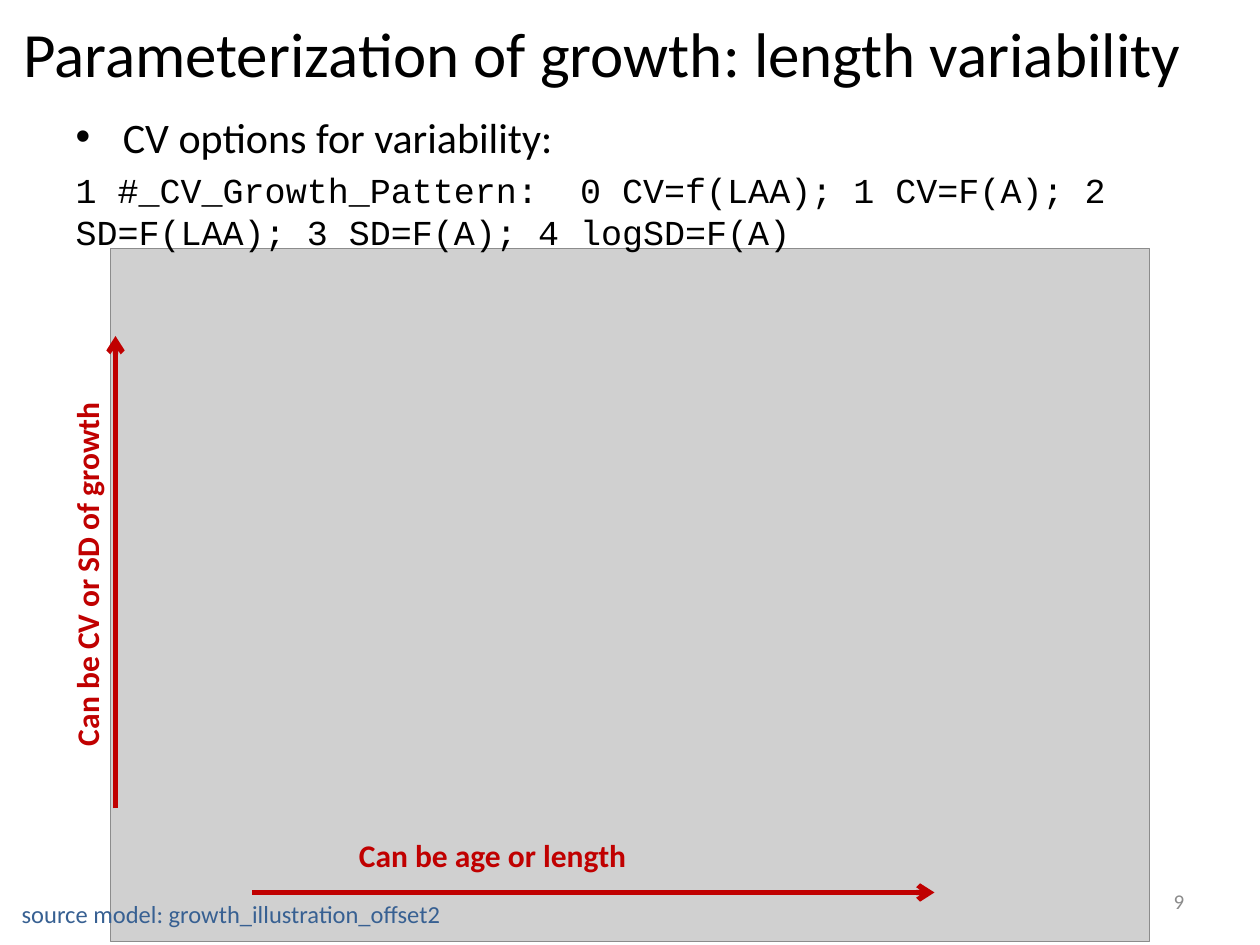
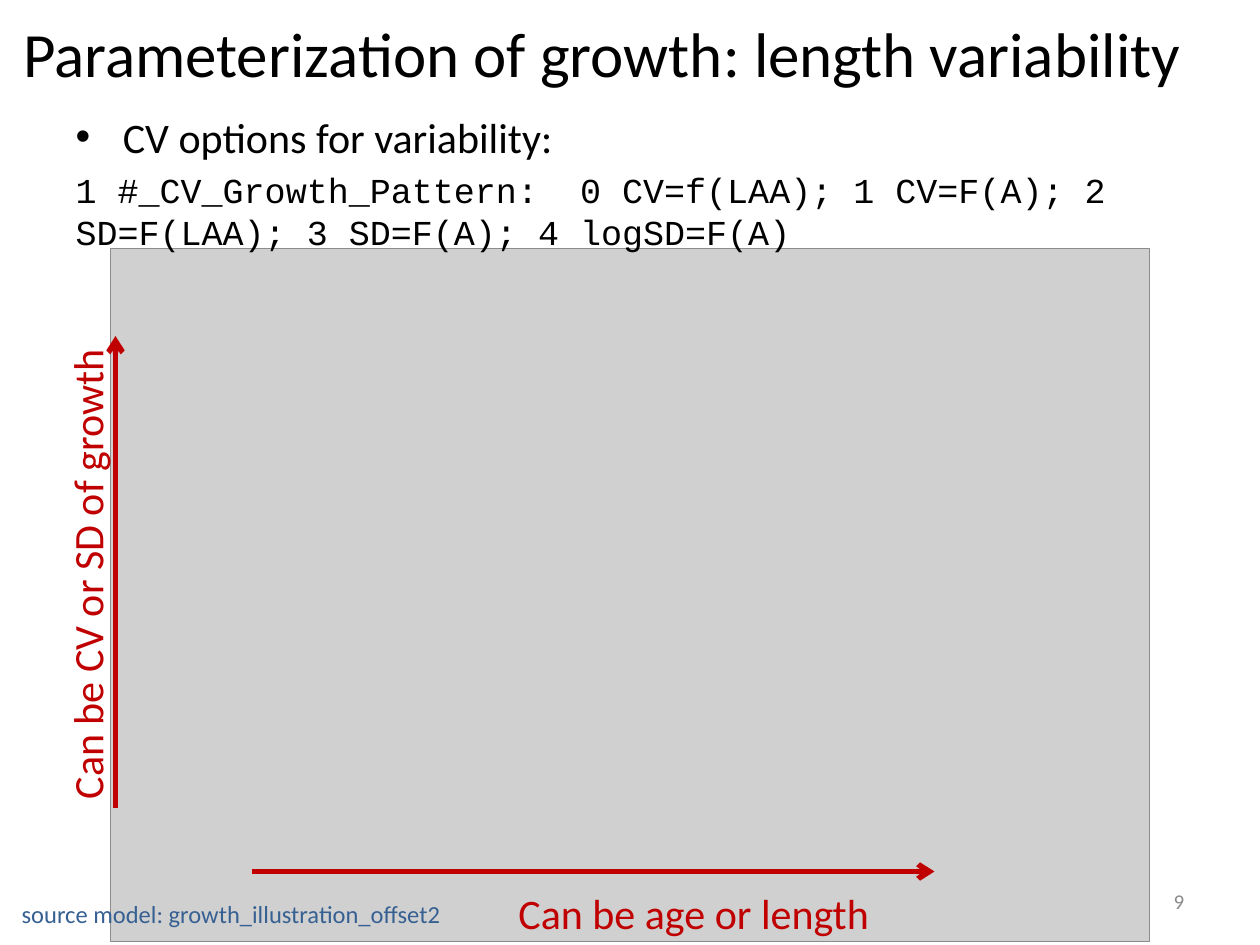
Before and after one commit to iantaylor-NOAA/SSgrowth, a slide deck: slide 9 of Modeling growth in SS.pptx. Drawn at 1260x945 pixels with LibreOffice and Linux fonts; fonts in the diff are those of the drawing; grey boxes stand for pictures. Boxes give left, top, right and bottom in pixels: in the first picture for what was removed or moved away, otherwise in the second. Text is boxed around its words. In the diff, an @@ line names an element or a change of style, - is before the commit and + after.

```diff
--- a/Modeling growth in SS.pptx
+++ b/Modeling growth in SS.pptx
@@ text "Can be CV or SD ...": place and size @@
-text "Can be CV or SD ..." at bbox=[69, 411, 107, 745]
+text "Can be CV or SD ..." at bbox=[63, 362, 114, 798]
@@ text "Can be CV or SD ..." at bbox=[63, 362, 114, 798]: size 18 to 24 pt, bold off @@
@@ arrow moved from (252, 892) - (935, 892) to (252, 872) - (935, 872) @@
@@ text "Can be age or length" at bbox=[518, 900, 869, 937]: size 18 to 24 pt, bold off @@
@@ text "Can be age or length": place and size @@
-text "Can be age or length" at bbox=[359, 845, 626, 873]
+text "Can be age or length" at bbox=[518, 900, 869, 937]
```
Also in this commit, not shown: 10 other slides changed, 9 slides added, 20 other files.
